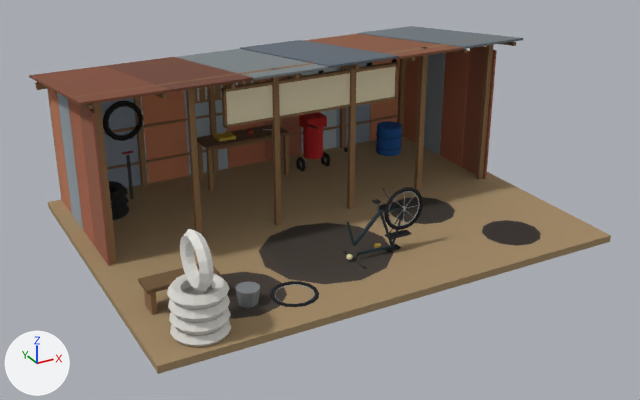
Two versions of the glTF model public/assets/models/puncture_v2.glb, one commit apart.
Both versions are drawn from a camera (50 mm lens) standing at (-6.81, -12.47, 6.61) and looking at (-0.12, -0.3, 0.53). Arrows for +X, +Y and +Z are at lower left; the lights stay in place. The picture after the commit comes second. Where no turn or scale is listed for an object, it has been applied to the vertices. Vertices at exactly the same position are counted once.

The first picture shows 'hb_main', 'hb_metal', 'hb_props', 'hb_tin'.
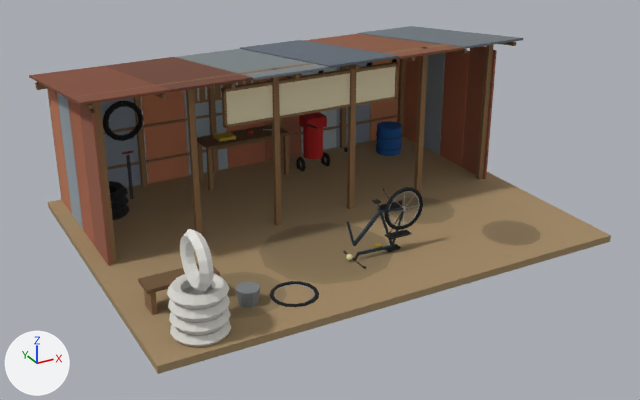
Boxes [x1, y1, x2, y2] around the edits, measured in the pictures (640 x 400 px):
part 1 of me_patch, recoloured: [220, 197, 417, 319] in both
part 2 of me_patch, recoloured (lighter): [259, 197, 541, 274] in both

Edits to the bpy script that builds the scene:
```text
Change me_patch:
    where me_patch.from_pydata(...)  # 1952 vertices, 3776 faces; spans x -4.0..4.0, y -3.0..3.0, z -1.1..1.1
    used by ob_hb_main; location = (0.0, 0.0, 1.02)
    me_patch part 1: 85 faces centred in x -2.92..2.27, y -2.44..-0.05, z -0.98..-0.97 are repainted in the vertex colours; the middle colour goes from brown #423832 to brown #8d7958
    me_patch part 2: 91 faces centred in x -1.3..3.04, y -2.56..-0.1, z -0.98..-0.97 are repainted in the vertex colours; the middle colour goes from brown #352e26 to brown #867353
```
